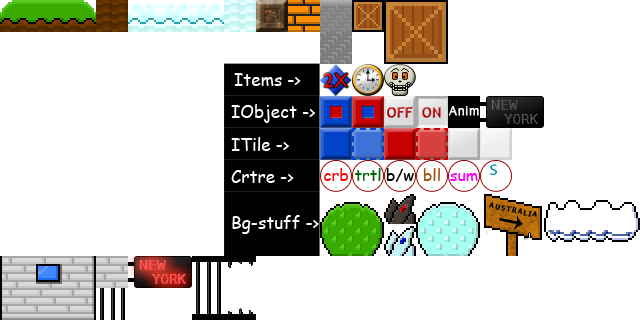
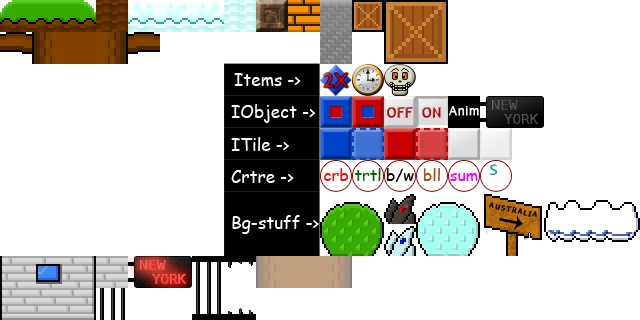
Before/after of a 640 x 320 layered artwork. What changed in the layer stack:
added layer "Layer 38" above "Layer 37" over left=0, top=32, right=32, bottom=54
added layer "Layer 37" above "Layer 36 copy" over left=128, top=32, right=160, bottom=54
added layer "Layer 36 copy" above "Layer 36" over left=32, top=32, right=128, bottom=64
added layer "Layer 36" (50%) above "Layer 35" over left=256, top=256, right=352, bottom=288
